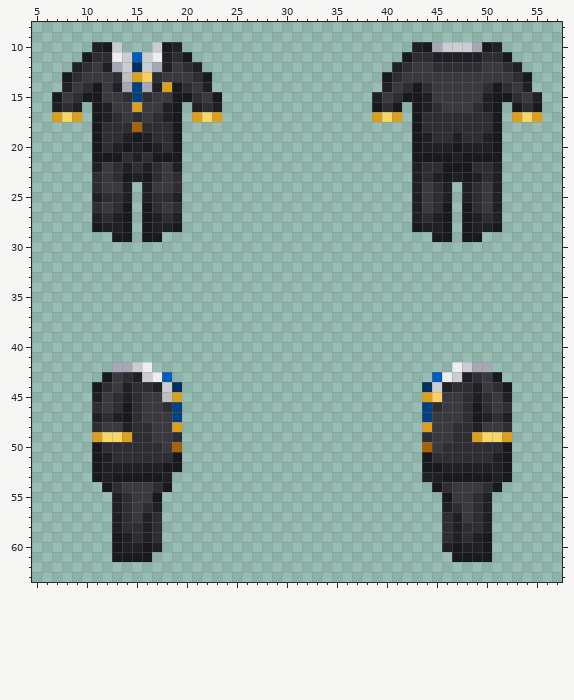
Pixel-art sprite: Resources/Textures/SS220/Clothing/Uniforms/Jumpsuit/nanotrasen_officer.rsi/equipped-INNERCLOTHING.png. The picture above is the old version.
The file is 64x64 pixels. Pixels under 10% opacity are left out. Colours within 5 levels of each other are drawn and written as one. Shown: x 5..57, y 8..63.
Now the later version:
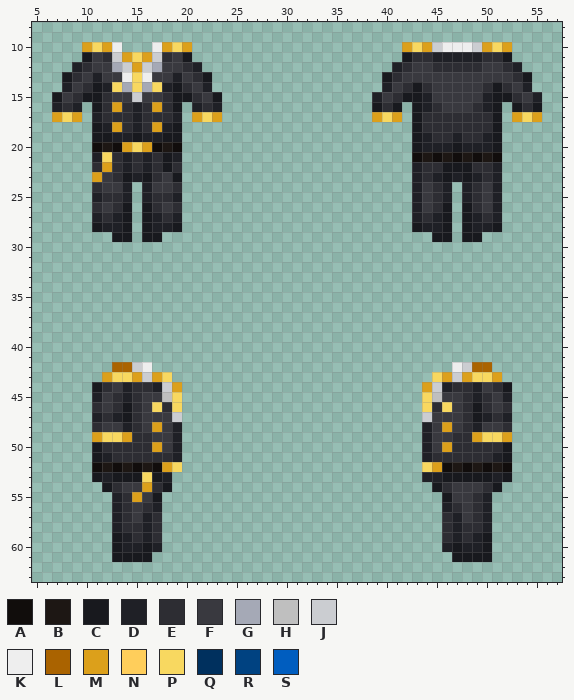
Palette (. is transparent): A #110d0c  B #1d1714  C #18191e  D #1f2026  E #2d2d33  F #39393f  G #a5a9b6  H #bfbfbf  J #cbcdd1  K #eeeeee  L #aa6300  M #dca01b  N #ffce5b  P #f8d860  Q #00305e  R #004281  S #005dbf
Changes in this commit:
@@ x 5..57 @@
  9 .....................................................
-10 ......DCJ...JCD.......................DCGJJJGCD......
-11 .....CEEKJSJKDEC.....................CEEDDDDDEEC.....
-12 ....DEFDGJQJGDFED...................DEFFEEEEEFFED....
-13 ...CEFFFEHMNEFFFEC.................CEFFFFFFFFFFFEC...
-14 ...DFECFDGRGDMCEFD.................DFECEFFFFFECEFD...
-15 ..CFECCFFEREFFCCEFC...............DFECCDFFFFFDCCEFD..
-16 ..DED.CDFFMFFDC.DED...............CEC.CDEFFFEDC.CEC..
-17 ..MPM.CDEFEFEDC.MPM...............MPM.CEEEEEEEC.MPM..
-18 ......CEEELEEEC.......................CEEEEEEEC......
-19 ......CEEDCDEEC.......................CDEEDEEDC......
-20 ......CEDCDCDEC.......................CDDDCDDDC......
-21 ......CCCEDECCC.......................CCCCDCCCC......
-22 ......DFEDEDEFD.......................DEECCCEED......
-23 ......EFECDCEFE.......................DEDCDCDED......
+10 .....MPMK...KMPM.....................MPMJKKKJMPM.....
+11 .....CFEJMPMJEFC.....................CEEDDDDDEEC.....
+12 ....DEFFGJMJGFFED...................DEFFEEEEEFFED....
+13 ...CEFDFFKPKFFDFEC.................CEFFFFFFFFFFFEC...
+14 ...DFECDPGPGPDCEFD.................DFECEFFFFFECEFD...
+15 ..CFECCEFFJFFECCEFC...............DFECCDFFFFFDCCEFD..
+16 ..DED.CEMEDEMEC.DED...............CEC.CDEFFFEDC.CEC..
+17 ..MPM.DEEEDEEED.MPM...............MPM.CEEEEEEEC.MPM..
+18 ......CDMEDEMDC.......................CEEEEEEEC......
+19 ......CCDDCDDCC.......................CDEEDEEDC......
+20 ......ABAMPMABA.......................CDDDCDDDC......
+21 ......DPEDEDECD.......................ABABABABA......
+22 ......EMEDEDECE.......................DEECCCEED......
+23 ......MFECDCEFC.......................DEDCDCDED......
 24 ......EFFD.DFFE.......................DFED.DEFD......
@@ x 5..57 @@
 41 .....................................................
-42 ........GGJK..............................KJGG.......
-43 .......CFEDJKS..........................SKJDEFC......
-44 ......CEFDEEDJQ........................QJDEEDFEC.....
-45 ......DFEDEFFHM........................MNFFEDEFD.....
-46 ......EFECEFFER........................REFFECEFE.....
-47 ......DEDCEFFFR........................RFFFECDED.....
-48 ......EFFDEEFFM........................MFFEEDFFE.....
-49 ......MPPMEEFFE........................EFFEEMPPM.....
-50 ......CEEEEEEFL........................LFEEEEEEC.....
-51 ......CDEEEEEEC........................CEEEEEEDC.....
-52 ......CDDDDDDCC........................CCDDDDDDC.....
-53 ......CDCCCCCD.........................DDCCCCCDC.....
-54 .......CEFFFEC..........................CEFFFEC......
-55 ........DEFFC............................CFFED.......
+42 ........LLJK..............................KJLL.......
+43 .......MPPMJMP..........................PMJMPPM......
+44 ......CEFDEEDJM........................MJDEEDFEC.....
+45 ......DFEDEFFHP........................PHFFEDEFD.....
+46 ......EFECEFPEP........................PEPFECEFE.....
+47 ......DEDCEFFFJ........................JFFFECDED.....
+48 ......EFFDEFMFD........................DFMFEDFFE.....
+49 ......MPPMEEFFD........................DFFEEMPPM.....
+50 ......CEEEEEMFD........................DFMEEEEEC.....
+51 ......CDEEEEEED........................DEEEEEEDC.....
+52 ......ABABABAMP........................PMABABABA.....
+53 ......CDCCCPCD.........................DDCCCCCDC.....
+54 .......CEFFMEC..........................CEFFFEC......
+55 ........DEMFC............................CFFED.......
 56 ........DEFED............................DEFED.......
